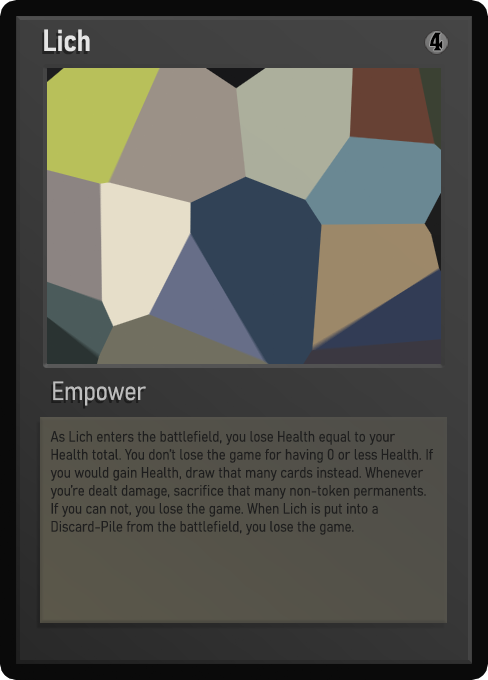
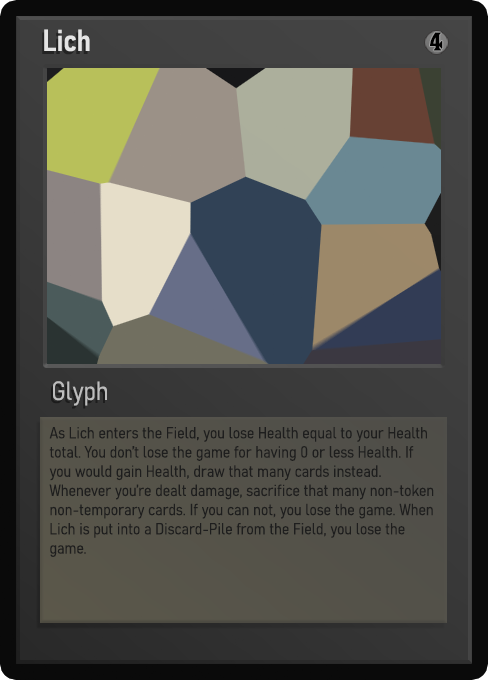
Comparing the layer stacks of the two 488×680 images. Changes:
painted on "Class" over (x1=53, y1=381, x2=146, y2=406)
renamed "Desc_smaller" to "Desc_small", hid it, moved it above "Desc_smaller", painted on it over (x1=49, y1=427, x2=433, y2=557)
renamed "Desc_small" to "Desc_smaller", showed it, painted on it over (x1=49, y1=427, x2=434, y2=557)
